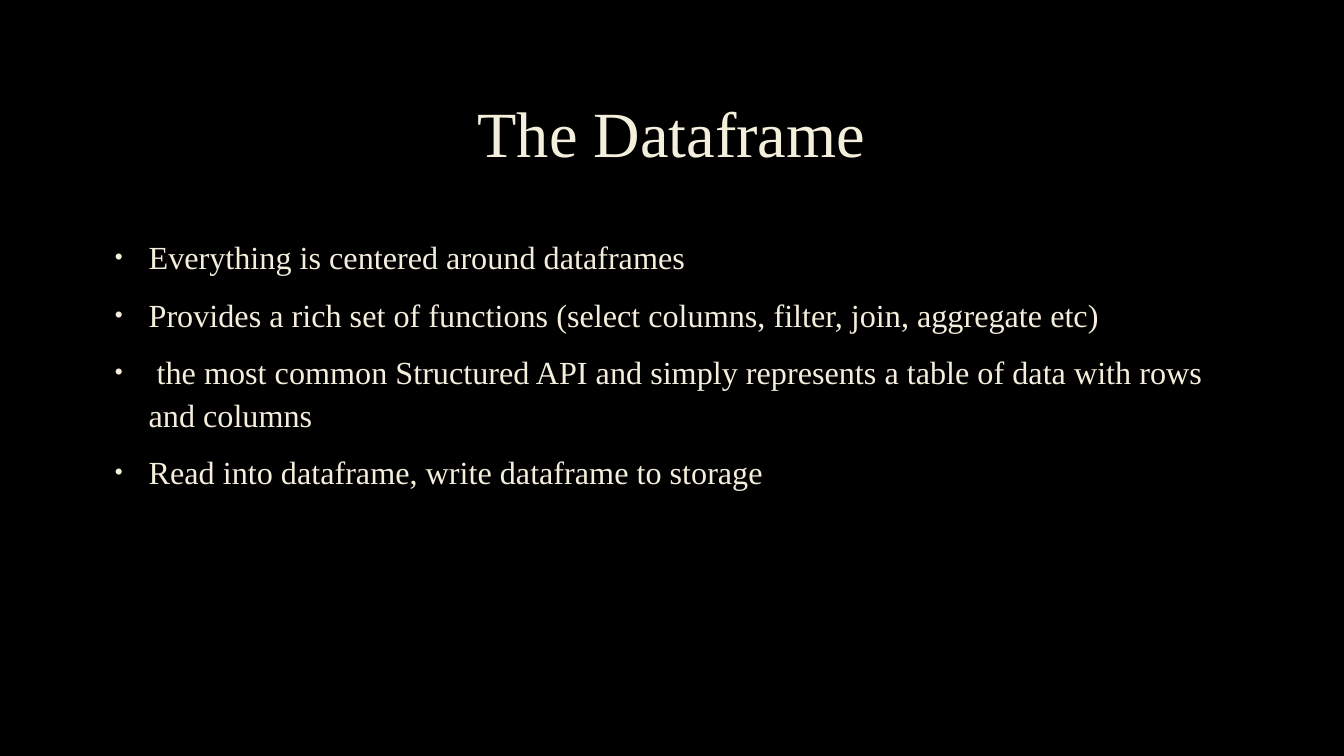
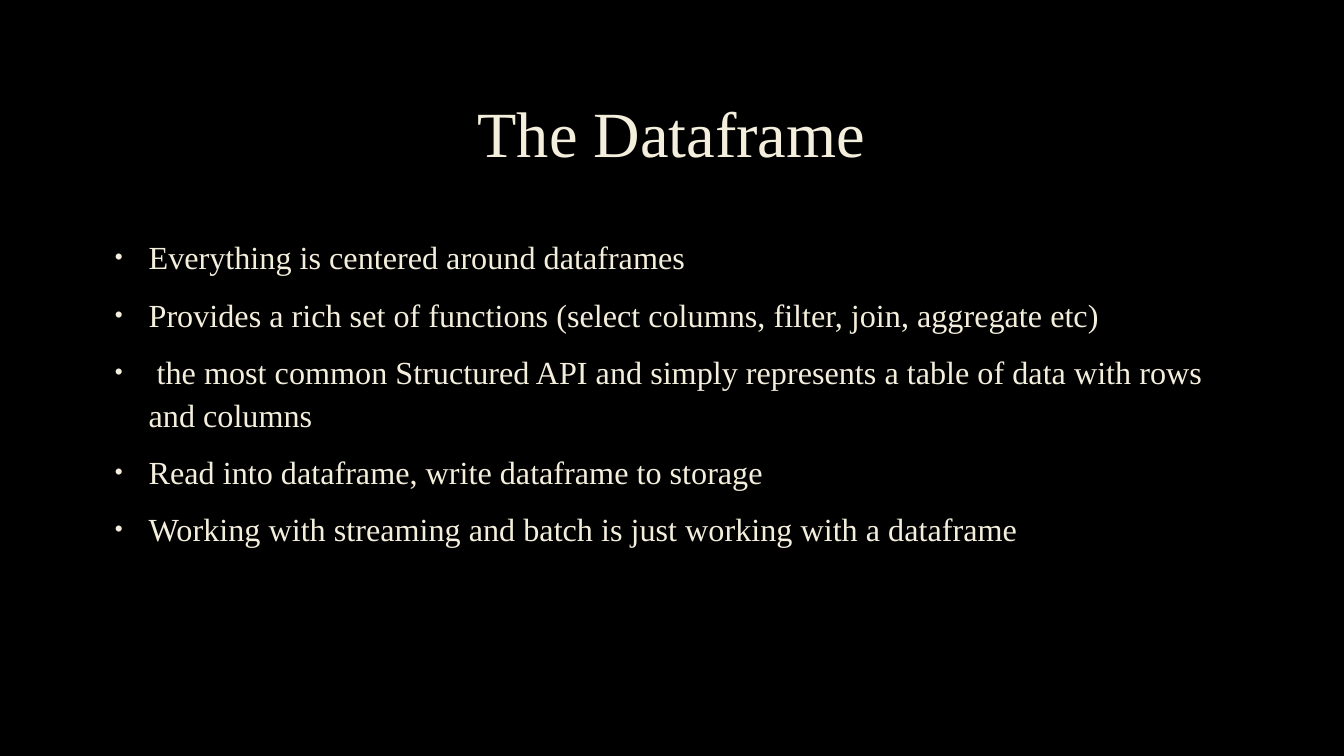
Before and after one commit to OliverDJ/databricks-ws, a slide deck: slide 14 of Databricks & Deltalake.pptx (slide 13 before the commit). Drawn at 1344x756 pixels with LibreOffice and Linux fonts; fonts in the diff are those of the drawing; background and template pictures are left out. Boxes give left, top, right and bottom in pixels: in the first picture for what was removed or moved away, otherwise in the second. Text is boxed around its words. In the diff, an @@ line names an element or a change of style, - is before the commit and + after.

```diff
--- a/Databricks & Deltalake.pptx
+++ b/Databricks & Deltalake.pptx
@@ text at [149, 518, 1017, 548]: paragraph added @@
+• Working with streaming and batch is just working with a dataframe
```
Also in this commit, not shown: 4 other slides changed, 2 slides added.
